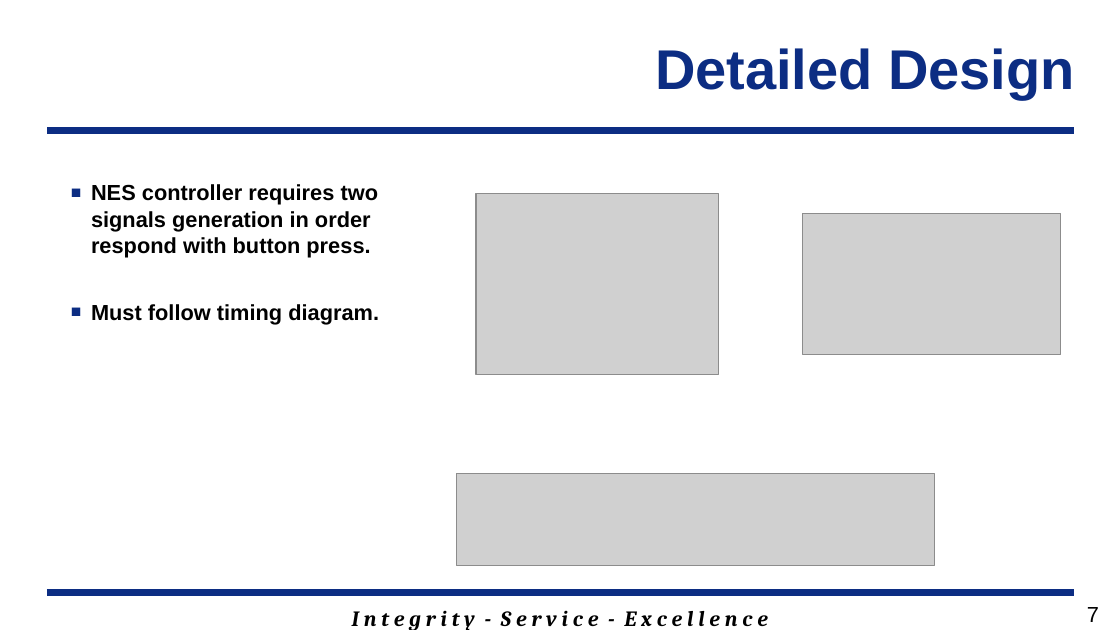
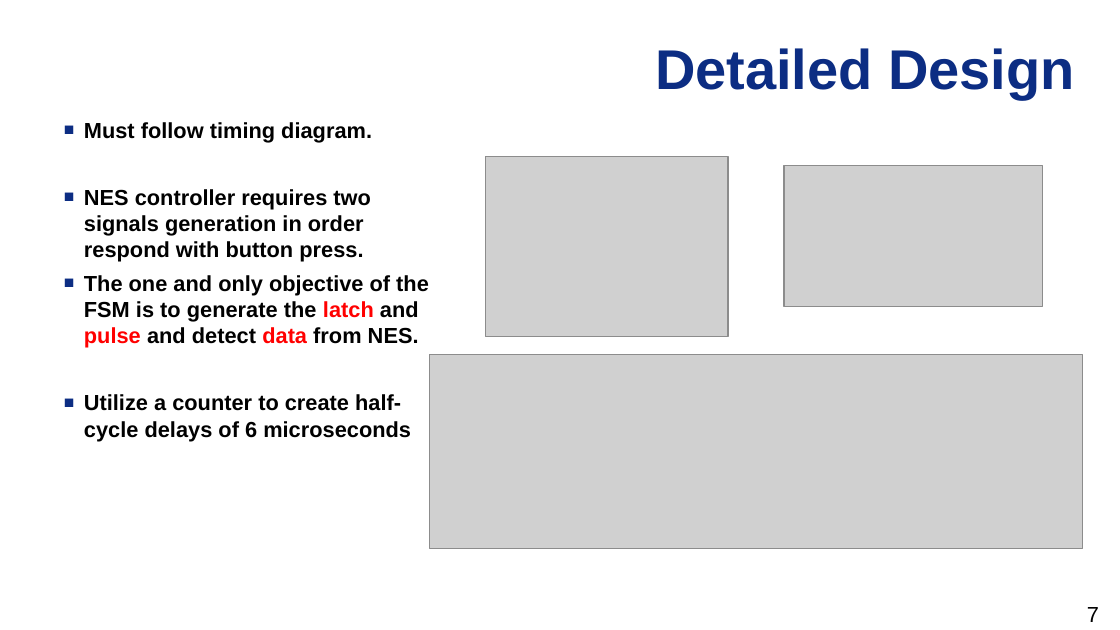
Before and after one commit to GeorgeYork/ECE383_web, a slide deck: slide 7 of datasheets/NES controller hints.pptx. Drawn at 1120x630 pixels with LibreOffice and Linux fonts; fonts in the diff are those of the drawing; grey boxes stand for pictures; background and template pictures are left out. Boxes give left, top, right and bottom in pixels: in the first picture for what was removed or moved away, otherwise in the second. Text is boxed around its words. In the diff, an @@ line names an element or a change of style, - is before the commit and + after.

```diff
--- a/datasheets/NES controller hints.pptx
+++ b/datasheets/NES controller hints.pptx
@@ subtitle "Must follow timing diagram.": place and size @@
-subtitle "Must follow timing diagram." at [91, 184, 379, 325]
+subtitle "Must follow timing diagram." at [84, 122, 429, 441]
@@ line removed from (47, 130) to (1074, 130) @@
@@ subtitle at [84, 122, 372, 143]: paragraph added @@
+■ Must follow timing diagram.
@@ picture: place and size @@
-picture at [476, 194, 719, 374]
+picture at [485, 157, 728, 337]
@@ picture: place and size @@
-picture at [803, 213, 1062, 354]
+picture at [784, 166, 1043, 307]
@@ subtitle at [84, 275, 429, 441]: text changed @@
-■ Must follow timing diagram.
+■ The one and only objective of the FSM is to generate the latch and pulse and detect data from NES.
+■ Utilize a counter to create half-cycle delays of 6 microseconds
@@ picture: place and size @@
-picture at [457, 474, 934, 566]
+picture at [429, 355, 1082, 549]
@@ line removed from (47, 592) to (1074, 592) @@
@@ text removed at [352, 611, 768, 630] @@
-I n t e g r i t y - S e r v i c e - E x c e l l e n c e
```
Also in this commit, not shown: 7 other slides changed, 1 slide removed.
